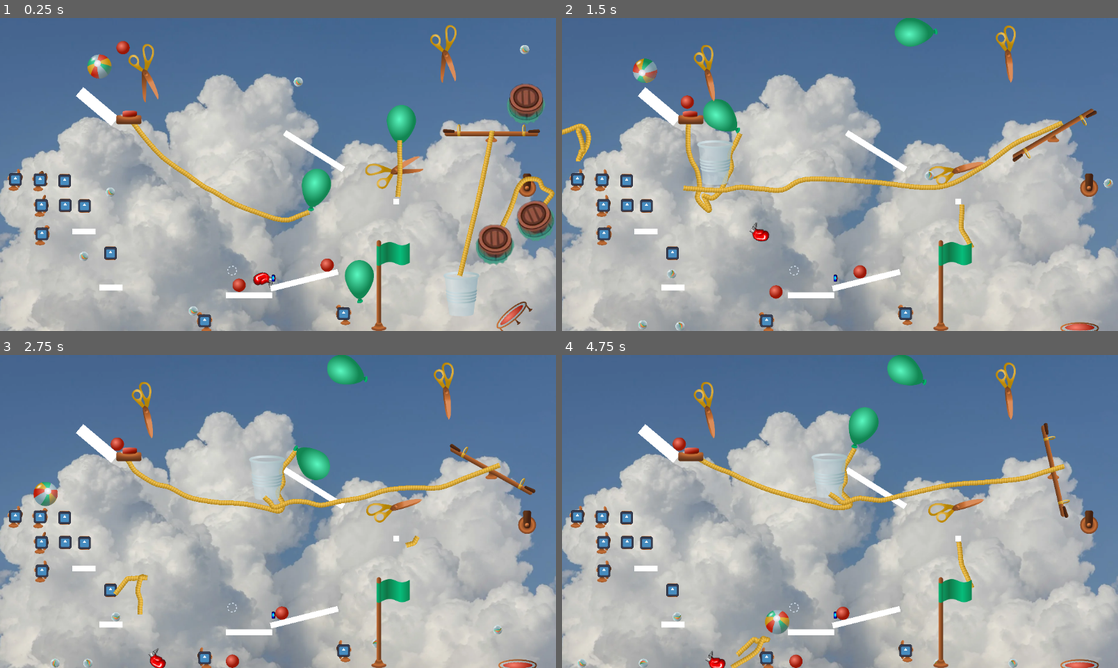
Above: before the commit, frames 1-4 (two rows, left to right).
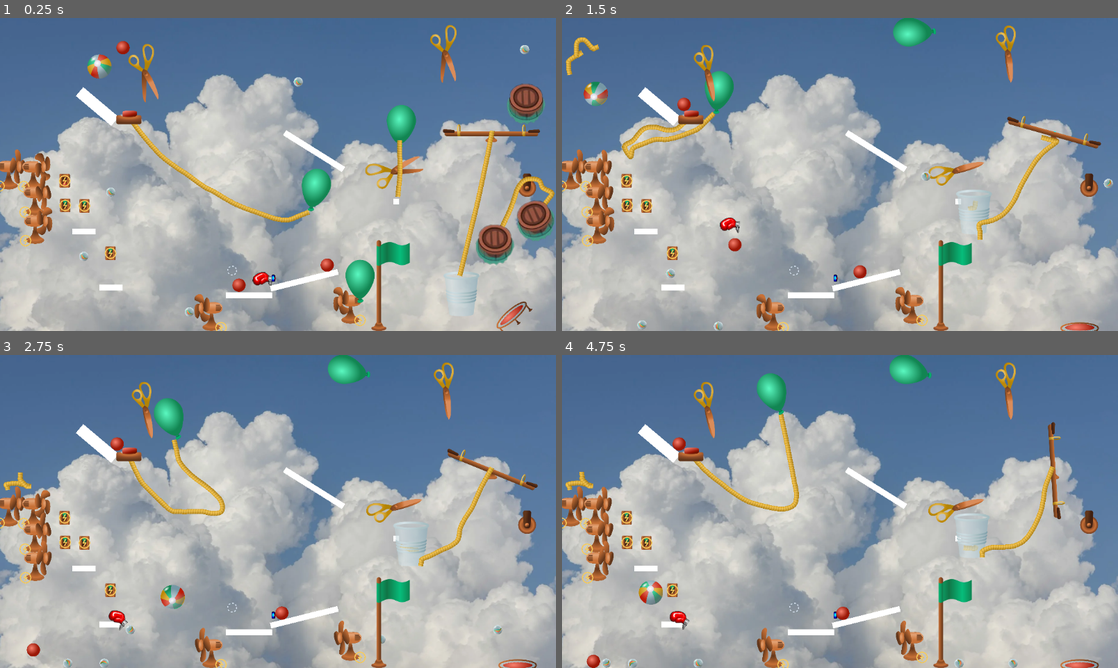
Above: after the commit, the same moments.

Repository: lechaosx/jam-at-fit-vol-2
Game: Godot game, scene res://world.tscn
Two runs of this game, one before a commit and one after it. Both use one fixed random seed, a clock stepped at 60 frames per second and the inputs below. This scene is started directly instead of the project's main scene. The engine's default icon, where the game draws it, is replaced by a stand-in: a white triangle on a blue panel in a dark square.
Inputs (mouse positions are in pixels of both pictures, inside the frame that each line leads up to):
- Up to frame 1 (0.25 s): no input
- Up to frame 2 (1.5 s): move the mouse to (962, 158) at 0.52 s; click (962, 158) at 0.67 s; move the mouse to (728, 190) at 1.27 s; click (728, 190) at 1.42 s
- Up to frame 3 (2.75 s): move the mouse to (333, 442) at 2.02 s; click (333, 442) at 2.17 s
- Up to frame 4 (4.75 s): move the mouse to (812, 574) at 2.77 s; click (812, 574) at 2.92 s; move the mouse to (1006, 558) at 3.52 s; click (1006, 558) at 3.67 s; move the mouse to (673, 464) at 4.27 s; click (673, 464) at 4.42 s

The runs differ from the first frame. In frame 1, 2.9% of the frame differs, in the area x 0-68%, y 33-100%; in frame 2, 9.1%, in the area x 0-97%, y 0-100%; in frame 3, 8.3%; in frame 4, 8.7%.

Commit message:
Add assets for electric connector. Make fan larger.

Diff:
--- a/godot/assets.svg
+++ b/godot/assets.svg
@@ -26,8 +26,8 @@
      inkscape:document-units="mm"
      showgrid="false"
      inkscape:zoom="11.313709"
-     inkscape:cx="618.1881"
-     inkscape:cy="670.42562"
+     inkscape:cx="476.41319"
+     inkscape:cy="199.66928"
      inkscape:window-width="2880"
      inkscape:window-height="1676"
      inkscape:window-x="-12"
@@ -3925,4 +3925,13 @@
        id="circle54740-0"
        cx="43.368046"
        cy="110.39611"
-       r="1.2310021" /></g></svg>
+       r="1.2310021" /><circle
+       style="opacity:1;fill:none;stroke:#f9cc5b;stroke-width:1.039;stroke-linecap:square;stroke-linejoin:round;stroke-dasharray:none;stroke-dashoffset:0;stroke-opacity:1"
+       id="circle15731"
+       cx="124.82508"
+       cy="59.386368"
+       r="5.181922" /><path
+       style="opacity:1;fill:none;stroke:#f9cc5b;stroke-width:1.039;stroke-linecap:butt;stroke-linejoin:round;stroke-dasharray:none;stroke-dashoffset:0;stroke-opacity:1;fill-opacity:1"
+       d="m 125.62022,55.95792 -2.30941,3.657594 3.02853,-0.45842 -2.30956,3.657714"
+       id="path10744"
+       sodipodi:nodetypes="cccc" /></g></svg>
--- a/godot/electric_connector/electric_connector.tscn
+++ b/godot/electric_connector/electric_connector.tscn
@@ -1,10 +1,14 @@
-[gd_scene load_steps=5 format=3 uid="uid://ejby3h5t8mbq"]
+[gd_scene load_steps=6 format=3 uid="uid://ejby3h5t8mbq"]
 
 [ext_resource type="Script" uid="uid://blfv8uflpy641" path="res://electric_connector/electric_connector.gd" id="1_5ed67"]
-[ext_resource type="Texture2D" uid="uid://bnu6u3g044pp5" path="res://icon.svg" id="2_dgfdv"]
+[ext_resource type="Texture2D" uid="uid://bevmvv2e0e3x4" path="res://assets.svg" id="2_dgfdv"]
 
-[sub_resource type="RectangleShape2D" id="RectangleShape2D_dgfdv"]
-size = Vector2(24, 24)
+[sub_resource type="AtlasTexture" id="AtlasTexture_seslb"]
+atlas = ExtResource("2_dgfdv")
+region = Rect2(1349.2983, 607.1162, 132.4585, 132.86035)
+
+[sub_resource type="CircleShape2D" id="CircleShape2D_seslb"]
+radius = 12.0
 
 [sub_resource type="CircleShape2D" id="CircleShape2D_dgfdv"]
 radius = 1.0
@@ -15,11 +19,12 @@
 
 [node name="Sprite2D" type="Sprite2D" parent="."]
 visibility_layer = 4
-scale = Vector2(0.2, 0.2)
-texture = ExtResource("2_dgfdv")
+position = Vector2(9.536743e-07, -9.536743e-07)
+scale = Vector2(0.18181817, 0.18181817)
+texture = SubResource("AtlasTexture_seslb")
 
 [node name="CollisionShape2D" type="CollisionShape2D" parent="."]
-shape = SubResource("RectangleShape2D_dgfdv")
+shape = SubResource("CircleShape2D_seslb")
 
 [node name="StaticBody2D" type="StaticBody2D" parent="."]
 collision_layer = 0
--- a/godot/electric_fan/electric_fan.tscn
+++ b/godot/electric_fan/electric_fan.tscn
@@ -49,7 +49,7 @@
 }]
 
 [sub_resource type="RectangleShape2D" id="RectangleShape2D_ibigq"]
-size = Vector2(300, 40)
+size = Vector2(300, 81)
 
 [sub_resource type="OggPacketSequence" id="OggPacketSequence_uy461"]
 packet_data = Array[Array]([[PackedByteArray("AXZvcmJpcwAAAAACRKwAAAAAAAAAcQIAAAAAALgB")], [PackedByteArray("A3ZvcmJpcw …(60928 unchanged characters)…
@@ -67,8 +67,8 @@
 loop = true
 
 [sub_resource type="CapsuleShape2D" id="CapsuleShape2D_lmqmr"]
-radius = 8.0
-height = 40.0
+radius = 15.0
+height = 72.0
 
 [node name="ElectricFan" type="StaticBody2D"]
 script = ExtResource("1_jcpqo")
@@ -76,23 +76,24 @@
 
 [node name="AnimatedSprite2D" type="AnimatedSprite2D" parent="."]
 texture_filter = 4
-position = Vector2(0, 1.0000001)
-scale = Vector2(0.14102563, 0.14102565)
+position = Vector2(-7.125, -20.564102)
+scale = Vector2(0.25747862, 0.25747865)
 sprite_frames = SubResource("SpriteFrames_4occ1")
 frame_progress = 0.9027091
 
 [node name="Area2D" type="Area2D" parent="."]
 
 [node name="CollisionShape2D" type="CollisionShape2D" parent="Area2D"]
-position = Vector2(150, 0)
+position = Vector2(150, -20.5)
 shape = SubResource("RectangleShape2D_ibigq")
 
 [node name="ElectricConnector" parent="." instance=ExtResource("10_lmqmr")]
+position = Vector2(-34, 14)
 
 [node name="AudioStreamPlayer" type="AudioStreamPlayer" parent="."]
 stream = SubResource("AudioStreamOggVorbis_lmqmr")
 volume_db = -7.0
 
 [node name="CollisionShape2D" type="CollisionShape2D" parent="."]
-position = Vector2(6, -3)
+position = Vector2(5, -27)
 shape = SubResource("CapsuleShape2D_lmqmr")
